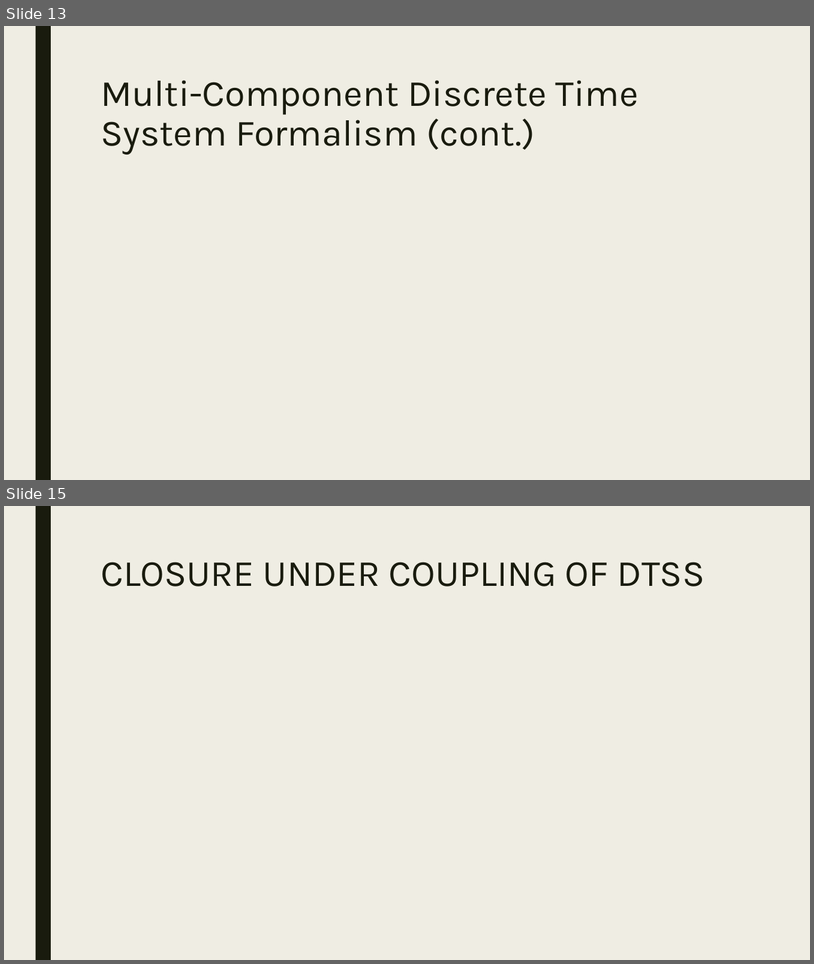
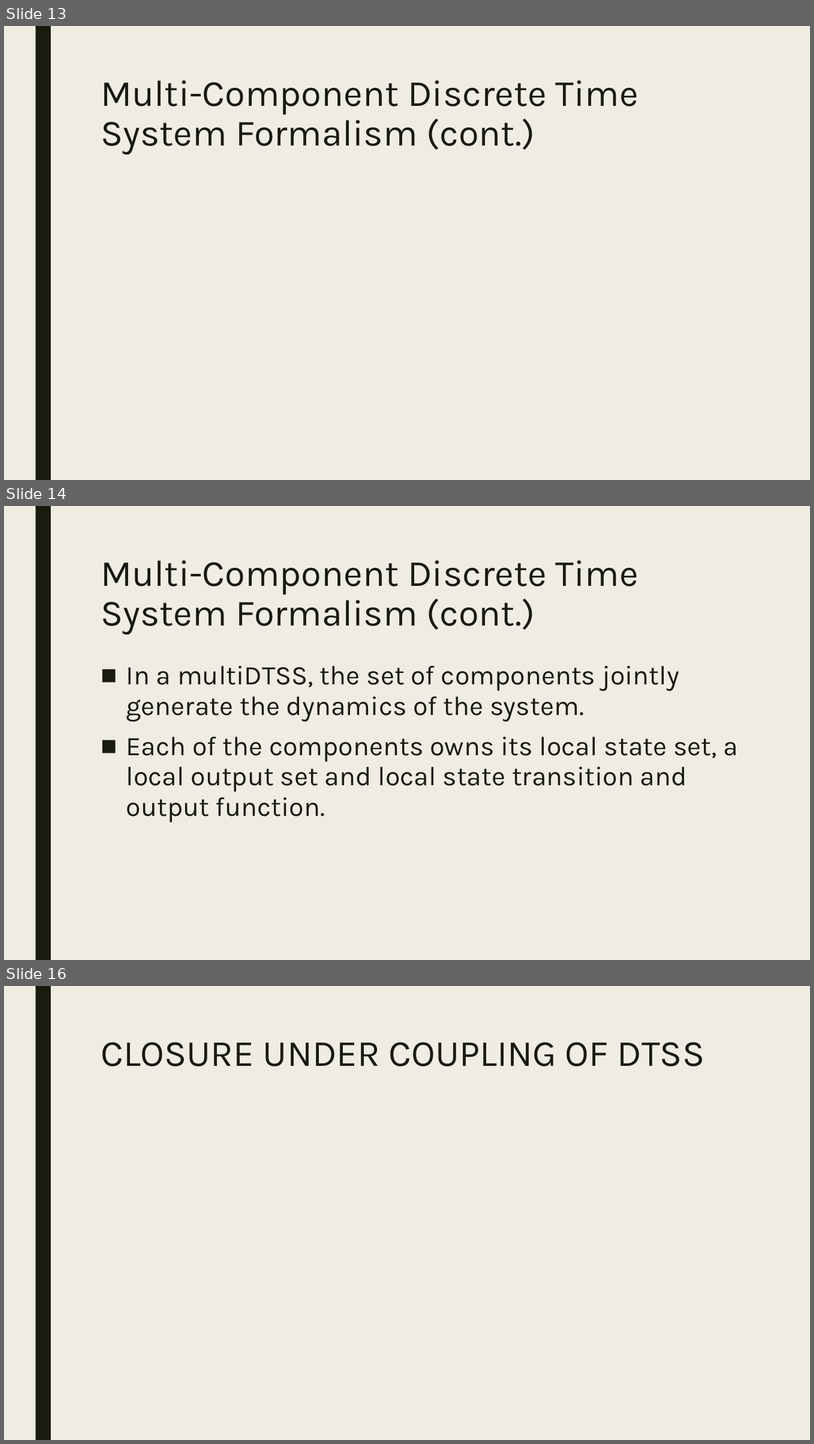
Before and after one commit to Z-Fikar/Tugas, a slide deck: Simulasi/Rangkum PPT/Chapter 7.pptx. Shown one above the other, each under a label of ours: slides 13 and 15 before the commit, slides 13, 14 and 16 after it; the slides between them are not shown. The pictures are 814x964 and 814x1444 pixels, drawn with LibreOffice and Linux fonts; fonts in the diff are those of the drawing; grey boxes stand for pictures. Boxes give left, top, right and bottom in pixels: in the first picture for what was removed or moved away, otherwise in the second. Text is boxed around its words. In the diff, an @@ line names an element or a change of style, - is before the commit and + after.

```diff
--- a/Simulasi/Rangkum PPT/Chapter 7.pptx
+++ b/Simulasi/Rangkum PPT/Chapter 7.pptx
@@ slide 14 added at (4,506,810,960), background #EFEDE3; not listed: 1 template element that a slide beside it also shows @@
@@ title added at (101,560,638,634), 44 pt, text #191B0E @@
+Multi-Component Discrete Time
+System Formalism (cont.)
@@ text added at (126,666,738,822), 32 pt, text #191B0E @@
+■ In a multiDTSS, the set of components jointly generate the dynamics of the system.
+■ Each of the components owns its local state set, a local output set and local state transition and output function.
@@ what was slide 15 is now slide 16 @@
```
Also in this commit, not shown: 31 slides changed, 1 slide removed.
